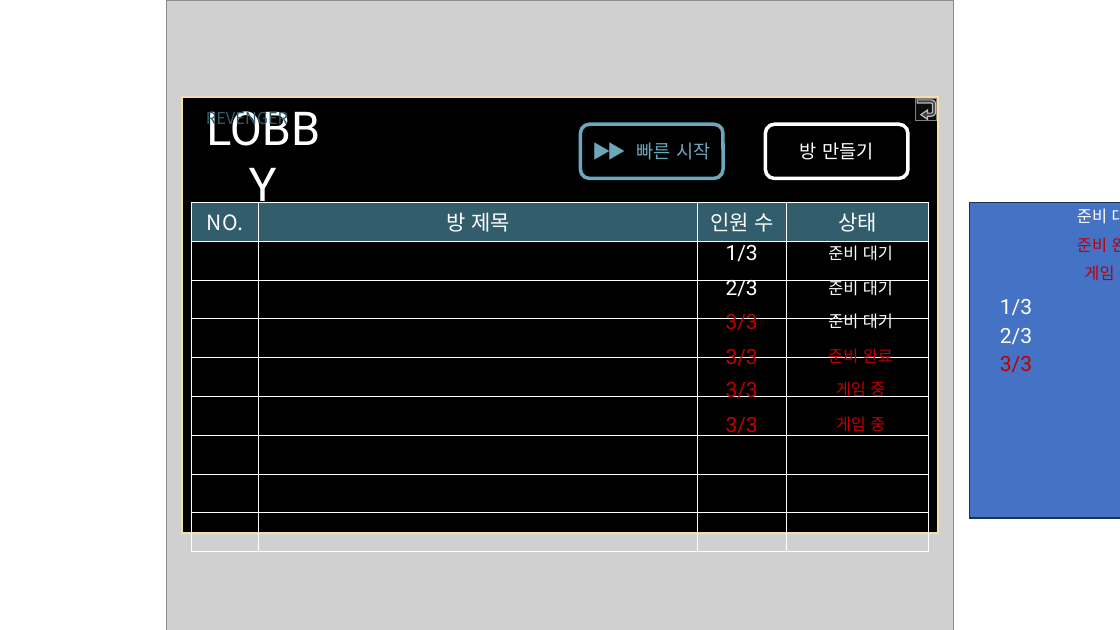
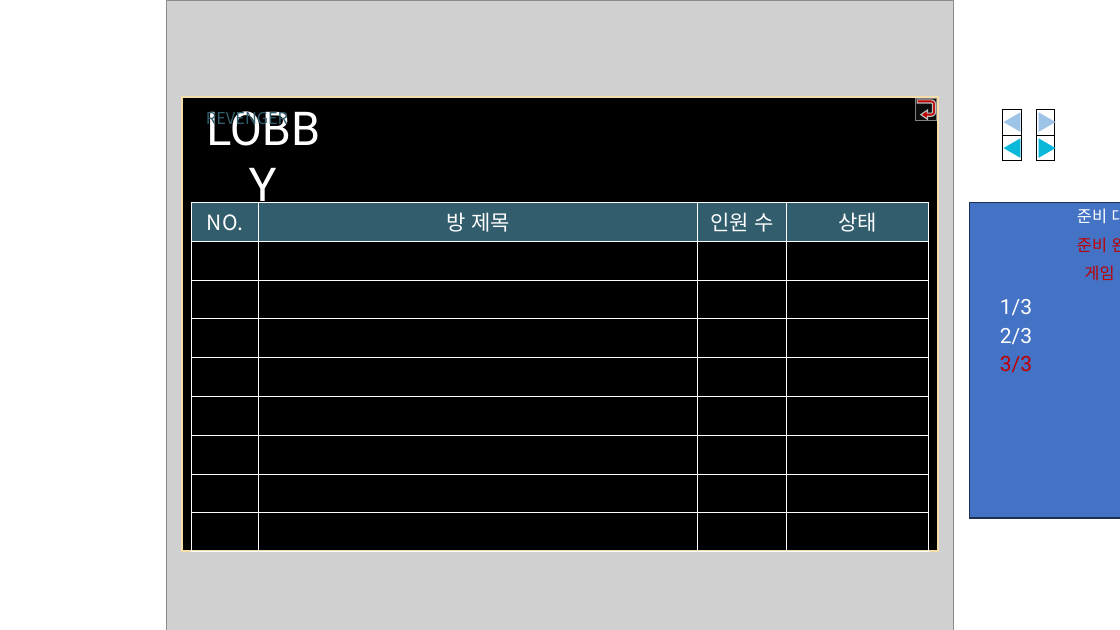
Before and after one commit to kiption/XD, a slide deck: slide 4 of Client/PvE/REVENGER/UI/XDUI/UI.pptx. Drawn at 1120x630 pixels with LibreOffice and Linux fonts; fonts in the diff are those of the drawing; grey boxes stand for pictures. Boxes give left, top, right and bottom in pixels: in the first picture for what was removed or moved away, otherwise in the second. Text is boxed around its words. In the diff, an @@ line names an element or a change of style, - is before the commit and + after.

Commit message:
누락

```diff
--- a/Client/PvE/REVENGER/UI/XDUI/UI.pptx
+++ b/Client/PvE/REVENGER/UI/XDUI/UI.pptx
@@ rectangle: place and size @@
-rectangle at (182, 97, 939, 534)
+rectangle at (182, 97, 939, 552)
@@ uturn arrow at (917, 100, 936, 120): fill #404040 to #C00000 @@
@@ rectangle added at (1002, 110, 1021, 135), outline #000000 0.75 pt, 18 pt, text #9DC3E6, bold @@
+◀
@@ rectangle added at (1036, 110, 1054, 135), outline #000000 0.75 pt, 18 pt, text #9DC3E6, bold @@
+▶
@@ rounded rectangle removed at (581, 124, 723, 179) @@
-▶▶ 빠른 시작
@@ rounded rectangle removed at (765, 124, 908, 179) @@
-방 만들기
@@ rectangle added at (1002, 135, 1021, 160), outline #000000 0.75 pt, 18 pt, text #0CB8DA, bold @@
+◀
@@ rectangle added at (1036, 135, 1054, 160), outline #000000 0.75 pt, 18 pt, text #0CB8DA, bold @@
+▶
@@ text removed at (726, 241, 758, 262) @@
-1/3
@@ text removed at (828, 245, 893, 261) @@
-준비 대기
@@ text removed at (726, 280, 758, 297) @@
-2/3
@@ text removed at (828, 280, 893, 296) @@
-준비 대기
@@ text removed at (726, 314, 758, 331) @@
-3/3
@@ text removed at (828, 313, 893, 329) @@
-준비 대기
@@ text removed at (726, 349, 758, 366) @@
-3/3
@@ text removed at (828, 348, 893, 364) @@
-준비 완료
@@ text removed at (726, 382, 758, 399) @@
-3/3
@@ text removed at (836, 381, 885, 397) @@
-게임 중
@@ text removed at (726, 417, 758, 436) @@
-3/3
@@ text removed at (836, 416, 885, 432) @@
-게임 중
```
